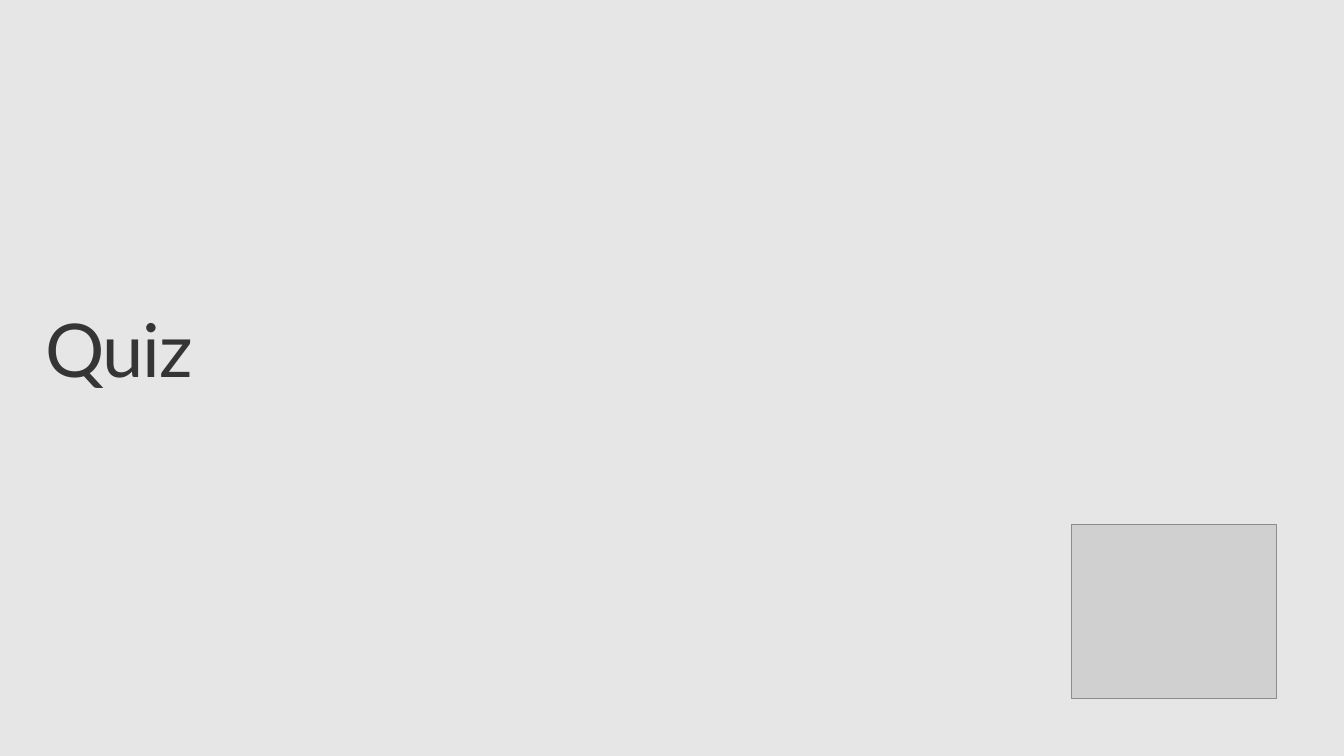
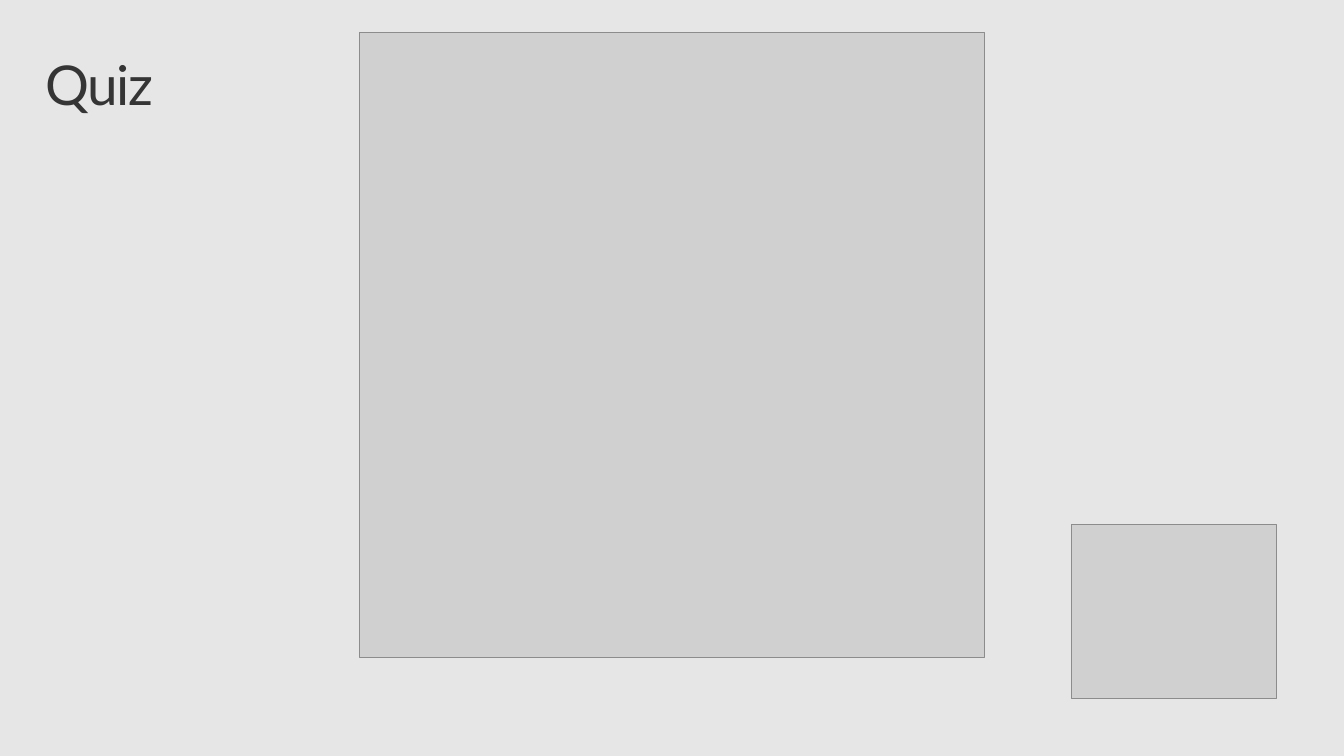
Before and after one commit to CSA-OCP-GER/azure-fundamentals-v2, a slide deck: slide 47 of 3_security-compliance-trust/3_security-compliance-trust.pptx (slide 42 before the commit). Drawn at 1344x756 pixels with LibreOffice and Linux fonts; fonts in the diff are those of the drawing; grey boxes stand for pictures; background and template pictures are left out. Boxes give left, top, right and bottom in pixels: in the first picture for what was removed or moved away, otherwise in the second. Text is boxed around its words. In the diff, an @@ line names an element or a change of style, - is before the commit and + after.

```diff
--- a/3_security-compliance-trust/3_security-compliance-trust.pptx
+++ b/3_security-compliance-trust/3_security-compliance-trust.pptx
@@ title "Quiz": place and size @@
-title "Quiz" at (45, 323, 192, 388)
+title "Quiz" at (45, 65, 153, 113)
@@ title "Quiz" at (45, 65, 153, 113): size 54 to 40 pt; vertical alignment bottom to top @@
@@ picture added at (360, 32, 984, 656) @@
```
Also in this commit, not shown: 3 other slides changed, 8 slides added, 4 slides removed, 1 other file.
